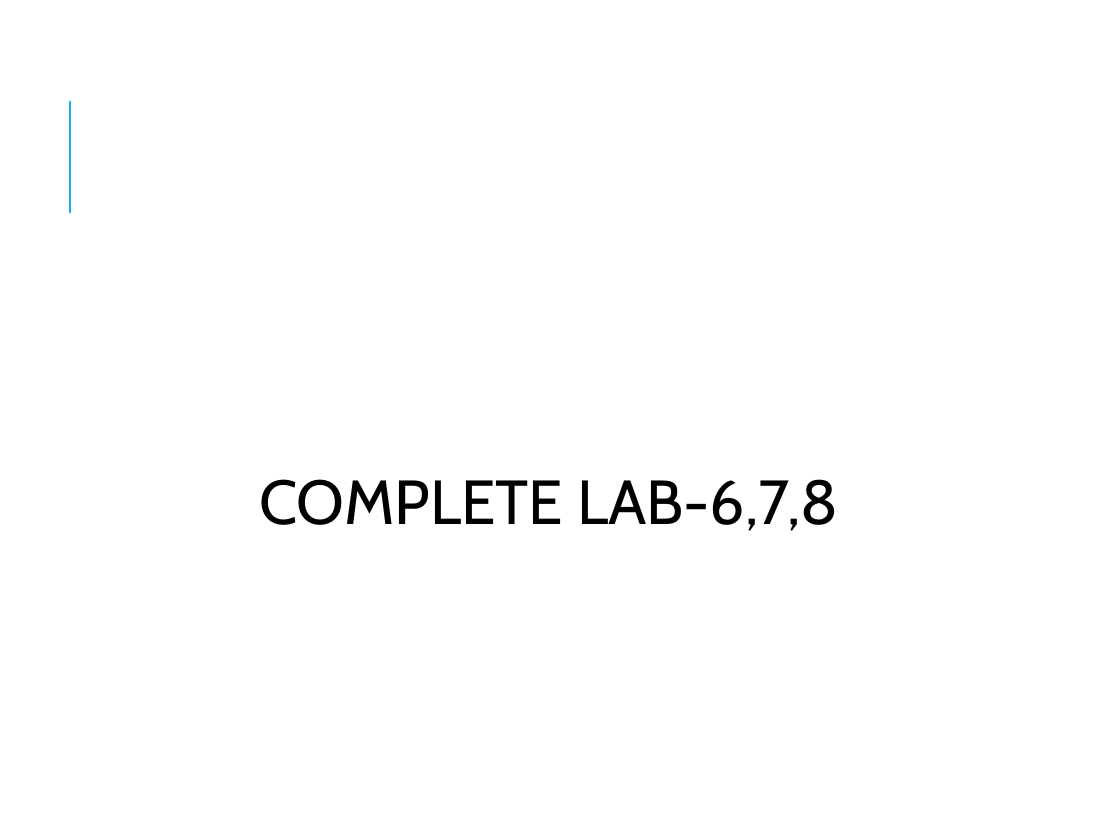
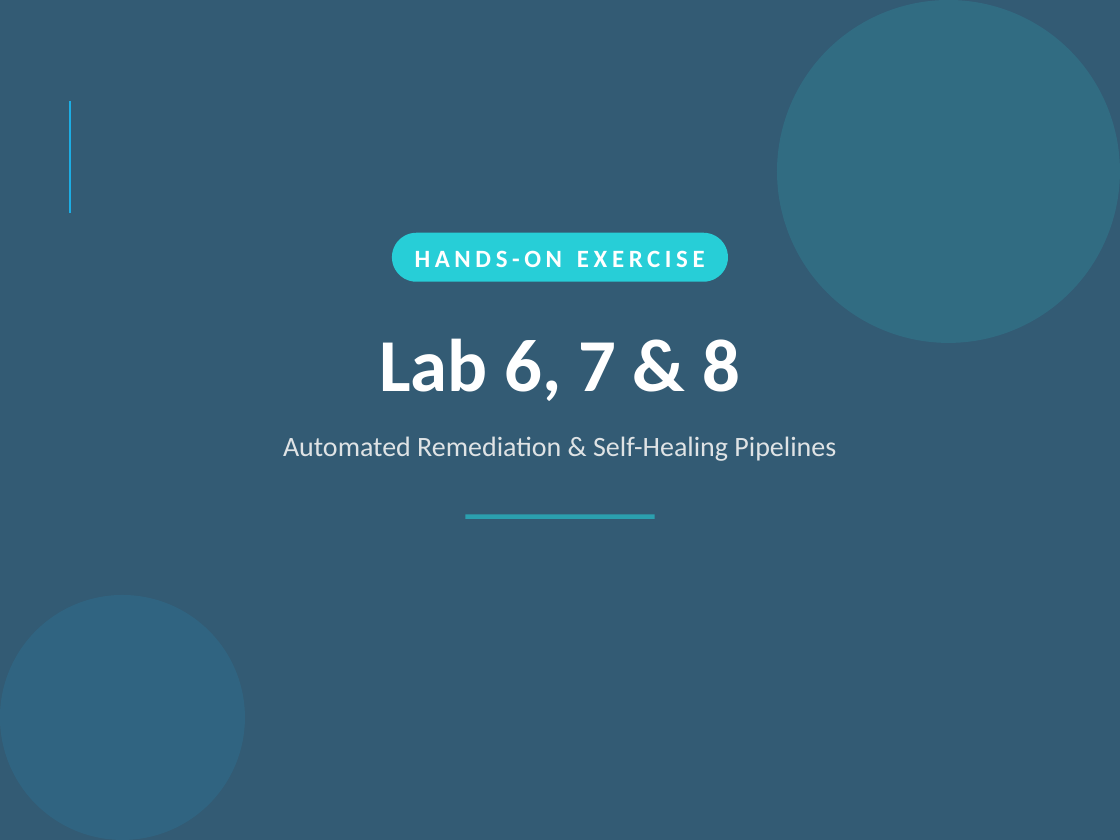
Before and after one commit to vikash-verma-profile/SIG-GENAI-May-2026, a slide deck: slide 26 of Week-3/Day-2/Autonomous_AI_Data_Quality_Self_Healing_Pipelines.pptx. Drawn at 1120x840 pixels with LibreOffice and Linux fonts; fonts in the diff are those of the drawing. Boxes give left, top, right and bottom in pixels: in the first picture for what was removed or moved away, otherwise in the second. Text is boxed around its words. In the diff, an @@ line names an element or a change of style, - is before the commit and + after.

Commit message:
added

```diff
--- a/Week-3/Day-2/Autonomous_AI_Data_Quality_Self_Healing_Pipelines.pptx
+++ b/Week-3/Day-2/Autonomous_AI_Data_Quality_Self_Healing_Pipelines.pptx
@@ background #FFFFFF to #335B74 @@
@@ ellipse added at bbox=[777, 0, 1120, 343], fill #27CED7 at 15% opacity @@
@@ rounded rectangle added at bbox=[392, 233, 728, 282], fill #27CED7, 16 pt, text #FFFFFF, bold @@
+HANDS-ON EXERCISE
@@ text "Lab 6, 7 & 8" at bbox=[379, 338, 740, 401]: vertical alignment top to middle @@
@@ text at bbox=[379, 338, 740, 401]: text changed; size 40 to 48 pt; font Cabin to Calibri; text colour #000000 to #FFFFFF; bold on @@
-  COMPLETE LAB-6,7,8
+Lab 6, 7 & 8
@@ text added at bbox=[283, 436, 836, 461], 18 pt, text #DFE3E5 @@
+Automated Remediation & Self-Healing Pipelines
@@ rectangle added at bbox=[466, 514, 655, 519], fill #27CED7 at 60% opacity @@
@@ ellipse added at bbox=[0, 595, 245, 840], fill #1CADE4 at 12% opacity @@
```
Also in this commit, not shown: 6 other slides changed, 8 slides added, 7 slides removed.
